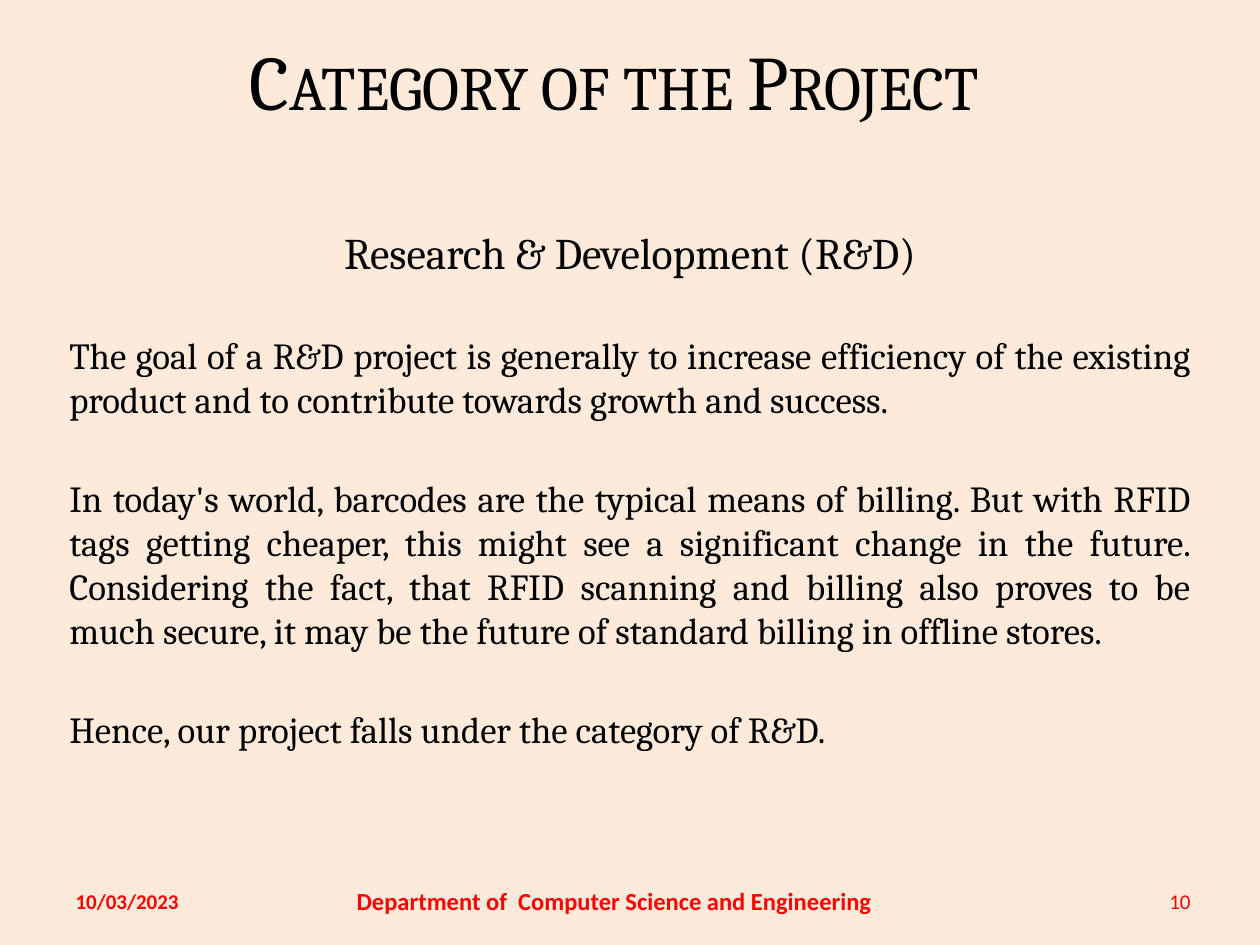
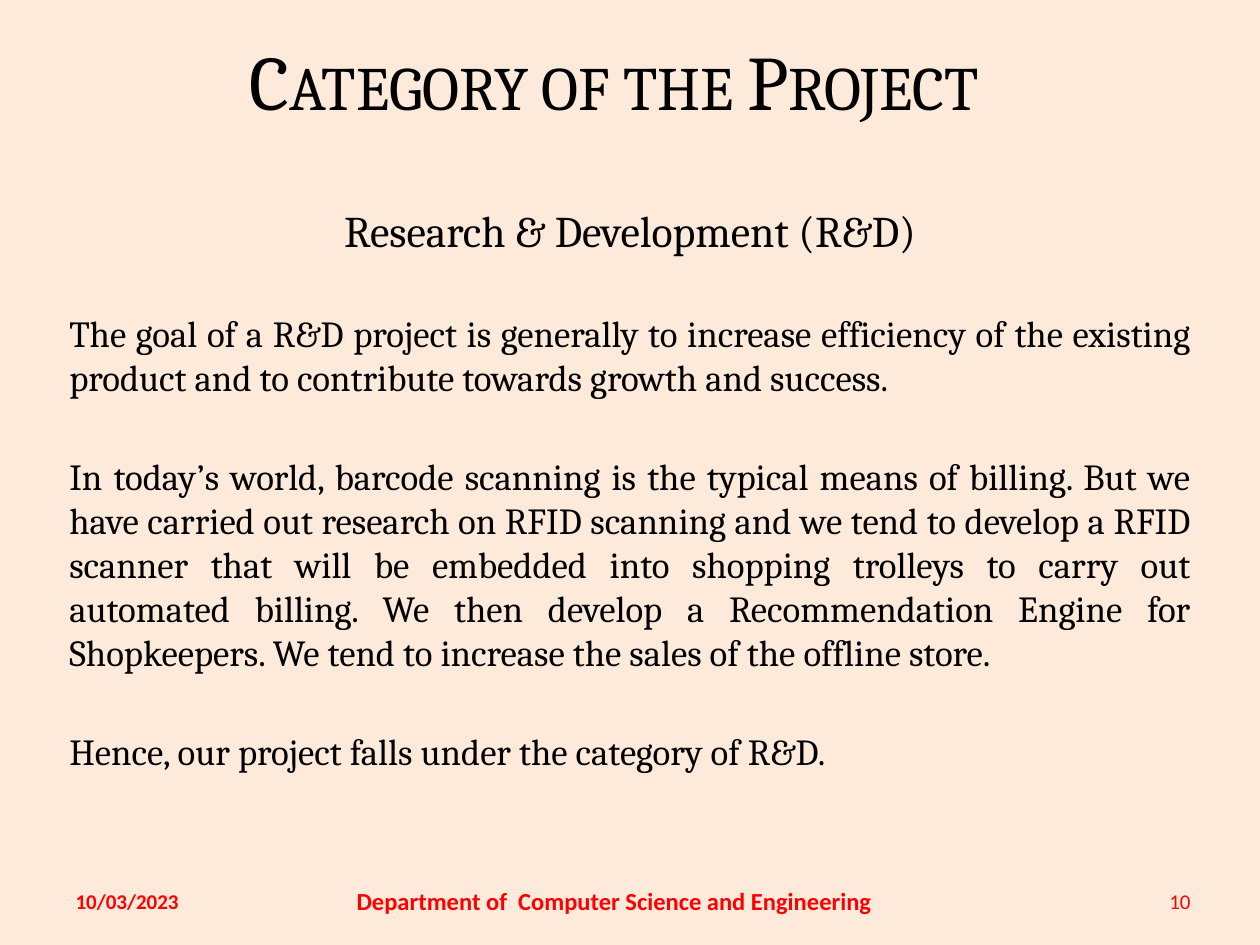
Before and after one commit to thatNitinVinayak/Inventory-Management-using-IoT, a slide deck: slide 10 of Review/Review 2/Review 2 (18CS810).pptx. Drawn at 1260x945 pixels with LibreOffice and Linux fonts; fonts in the diff are those of the drawing. Boxes give left, top, right and bottom in pixels: in the first picture for what was removed or moved away, otherwise in the second. Text is boxed around its words. In the diff, an @@ line names an element or a change of style, - is before the commit and + after.

Commit message:
modified:   Review/Review 2/Review 2 (18CS810).pdf 	modified:   Review/Review 2/Review 2 (18CS810).pptx

```diff
--- a/Review/Review 2/Review 2 (18CS810).pptx
+++ b/Review/Review 2/Review 2 (18CS810).pptx
@@ text at (x1=69, y1=464, x2=1191, y2=674): text changed @@
-In today's world, barcodes are the typical means of billing. But with RFID tags getting cheaper, this might see a significant change in the future. Considering the fact, that RFID scanning and billing also proves to be much secure, it may be the future of standard billing in offline stores.
+In today’s world, barcode scanning is the typical means of billing. But we have carried out research on RFID scanning and we tend to develop a RFID scanner that will be embedded into shopping trolleys to carry out automated billing. We then develop a Recommendation Engine for Shopkeepers. We tend to increase the sales of the offline store.
```
Also in this commit, not shown: 1 other file.
